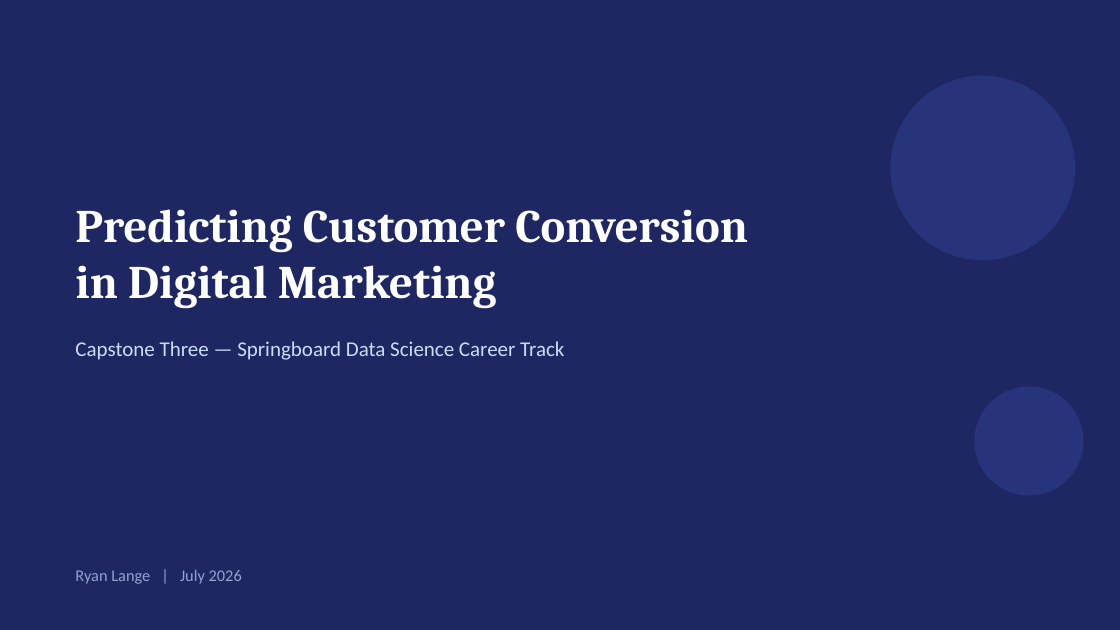
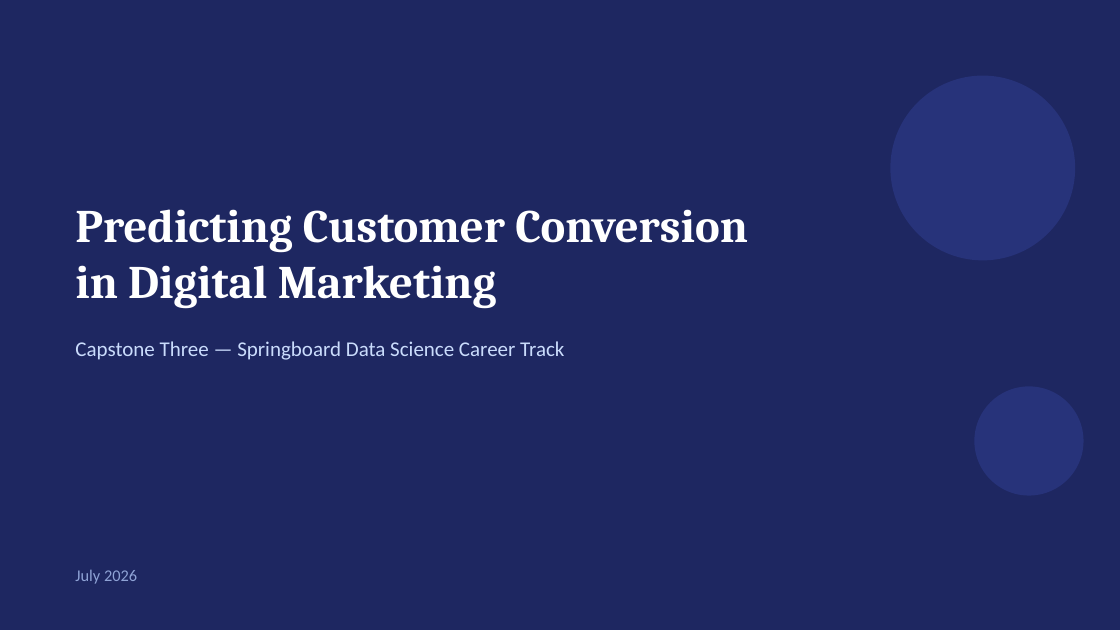
Before and after one commit to ryguyunchained/Capstone-Three, a slide deck: slide 1 of Capstone_Three_Slide_Deck.pptx. Drawn at 1120x630 pixels with LibreOffice and Linux fonts; fonts in the diff are those of the drawing. Boxes give left, top, right and bottom in pixels: in the first picture for what was removed or moved away, otherwise in the second. Text is boxed around its words. In the diff, an @@ line names an element or a change of style, - is before the commit and + after.

```diff
--- a/Capstone_Three_Slide_Deck.pptx
+++ b/Capstone_Three_Slide_Deck.pptx
@@ text at [75, 570, 137, 584]: text changed @@
-Ryan Lange | July 2026
+July 2026
```
